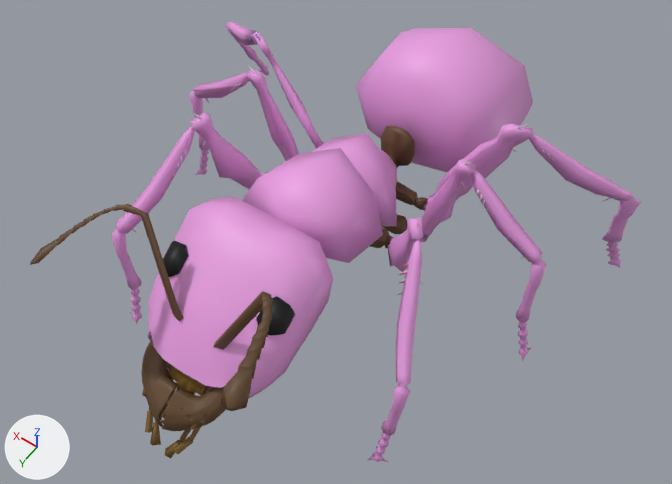
Before and after pictures for a commit that changed the FBX model Assets/Art/3D_Art/Char Models/BigOlAnt_Walk.fbx.
Rendered twice from a camera (50 mm lens) standing at (-4.44, 6.42, 10.02) and looking at (-0.05, 0.28, 0.38). Lighting does not change. The marker at lower left points along +X, +Y and +Z. Where no turn or scale is listed for an object, it has been applied to the vertices.

Names of what the first picture shows: 'Bigantextras', 'Body'.
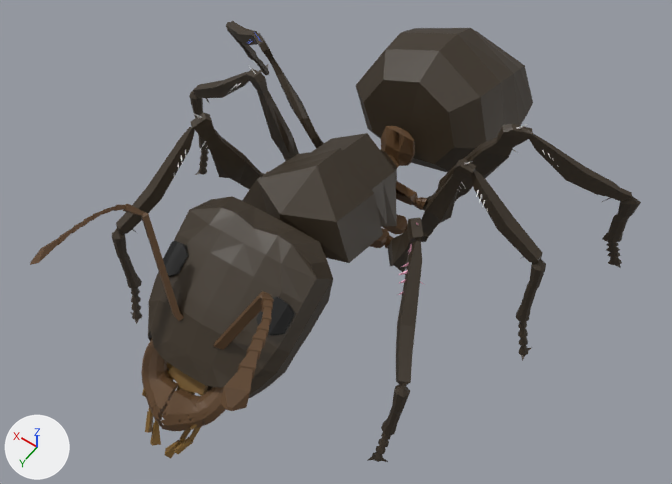
Where the change shows, as pixel boxes (x1, y1, x2, y2) in the pictures (672 x 484 px):
'Body', recoloured, shading changed
    both: (112, 21, 641, 462)

Diff of the bpy script that builds the scene:
```diff
--- a/Assets/Art/3D_Art/Char Models/BigOlAnt_Walk.fbx.py
+++ b/Assets/Art/3D_Art/Char Models/BigOlAnt_Walk.fbx.py
@@ mat_spideybody @@
 mat_spideybody = principled_material('SpideyBody')
-mat_spideybody.base_color = (0.8, 0.333, 0.738)  # pink #e79cdf
+mat_spideybody.base_color = (0.0442, 0.0303, 0.0168)  # brown #3b3123
@@ me_scene_029 @@
 me_scene_029.from_pydata(...)  # 2323 vertices, 4298 faces; spans x -3.14..3.59, y -4.27..3.09, z -0.77..2.13
 # used by ob_body; location = (0.0, 0.0, 0.0)
+# me_scene_029 part 1: edges marked sharp go from 47 to 5077
 me_scene_029.materials.append(mat_spideybody)
```
